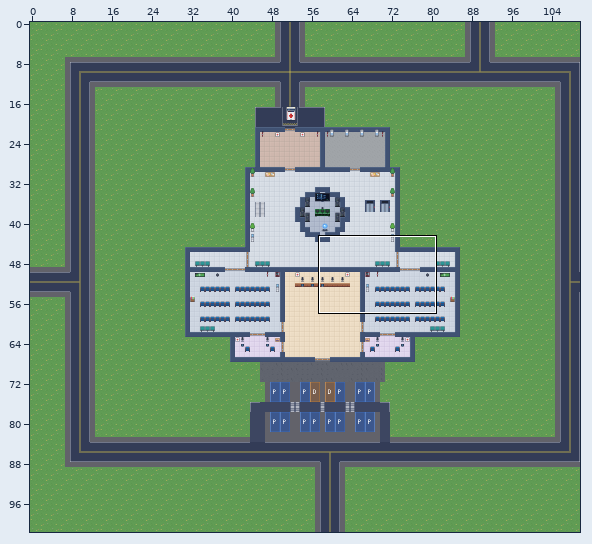
Tiled map (JSON): hospital2d/maps/floor0.tmj. Above: a wide view before the commit, with the close-up outlined.
Close-up. Before the edit:
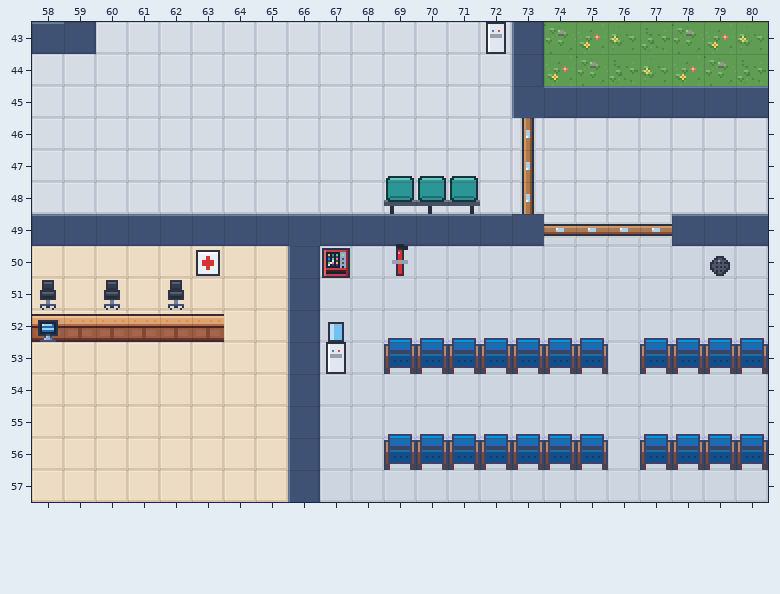
Cells are 16x16 px. Shown: x 58..80, y 43..57. The commit also changed other parts of the map, which this record leaves out.
After the commit:
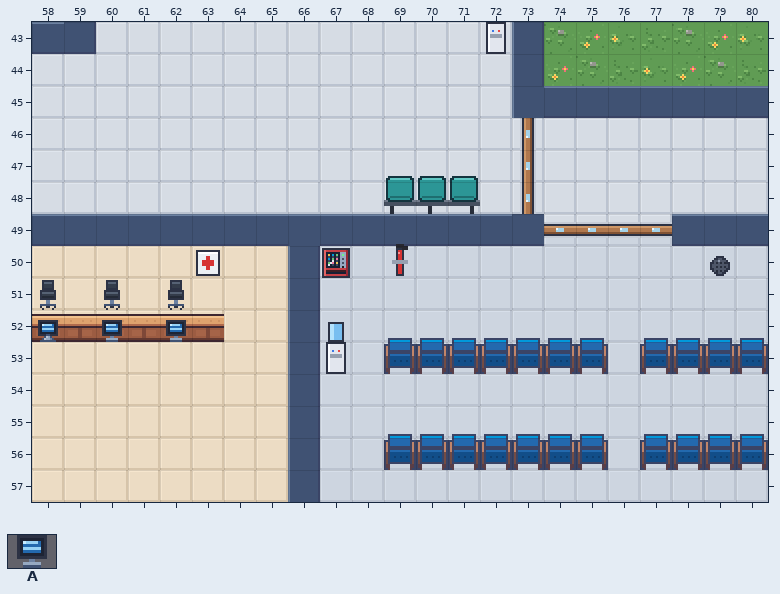
Key: from "hospital": A 56 "pc".
Objects are placed by their top-left corner, in cells (3,4 is the top-left corner of cell 3,4); size is 1x1 cell unless given.
Diff:
Layer "furniture":
A new object: A "pc" at 62,52.3 size 1x0.7.
A new object: A "pc" at 60,52.3 size 1x0.7.
Pixel boxes of the changes (left, top, right, bottom) in both close-ups:
added: (102, 320, 122, 342)
added: (166, 320, 186, 342)
